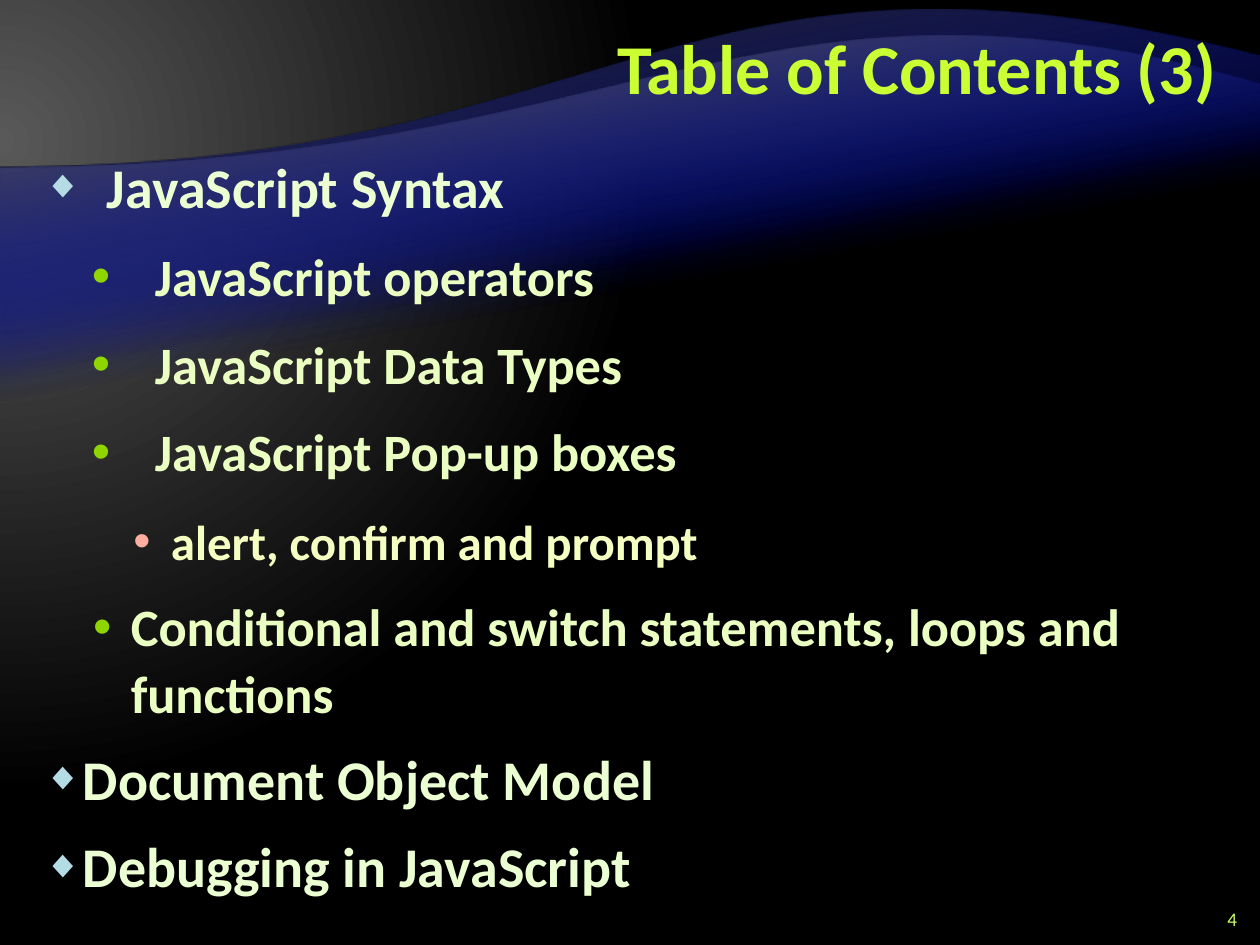
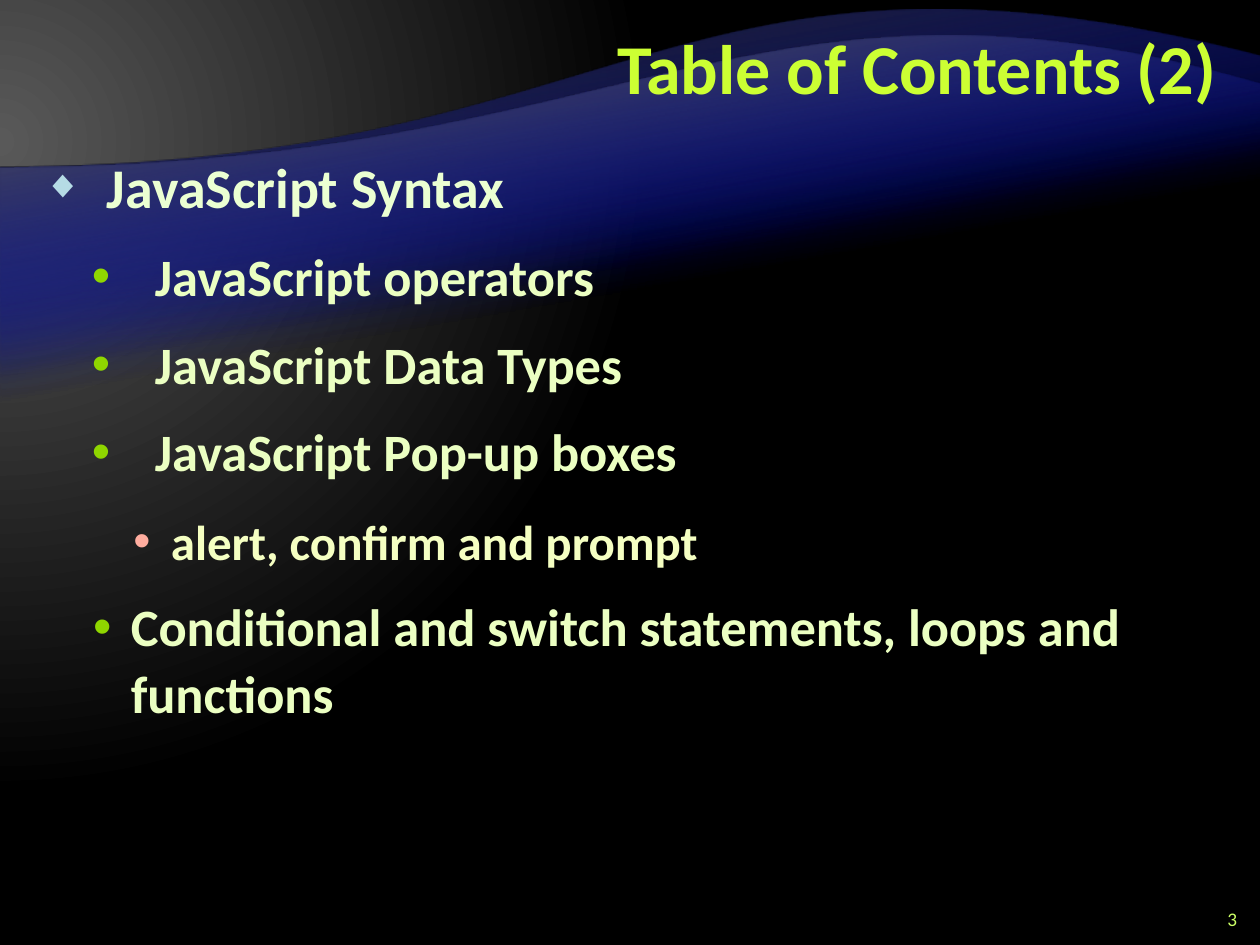
Before and after one commit to Lockheed01/aspnet-mvc-course, a slide deck: slide 3 of Lectures/9. JavaScript/JavaScript-Introduction.pptx (slide 4 before the commit). Drawn at 1260x945 pixels with LibreOffice and Linux fonts; fonts in the diff are those of the drawing; background and template pictures are left out. Boxes give left, top, right and bottom in pixels: in the first picture for what was removed or moved away, otherwise in the second. Text is boxed around its words. In the diff, an @@ line names an element or a change of style, - is before the commit and + after.

Commit message:
JavaScript presentation updated by Alexander Vakrilov

```diff
--- a/Lectures/9. JavaScript/JavaScript-Introduction.pptx
+++ b/Lectures/9. JavaScript/JavaScript-Introduction.pptx
@@ title at (x1=617, y1=36, x2=1216, y2=105): text changed @@
-Table of Contents (3)
+Table of Contents (2)
@@ text at (x1=83, y1=760, x2=654, y2=897): paragraphs removed @@
-◆ Document Object Model
-◆ Debugging in JavaScript
@@ page number at (x1=1227, y1=913, x2=1237, y2=926): text changed @@
-4
+3
```
Also in this commit, not shown: 4 other slides changed, 2 slides added, 1 slide removed.
